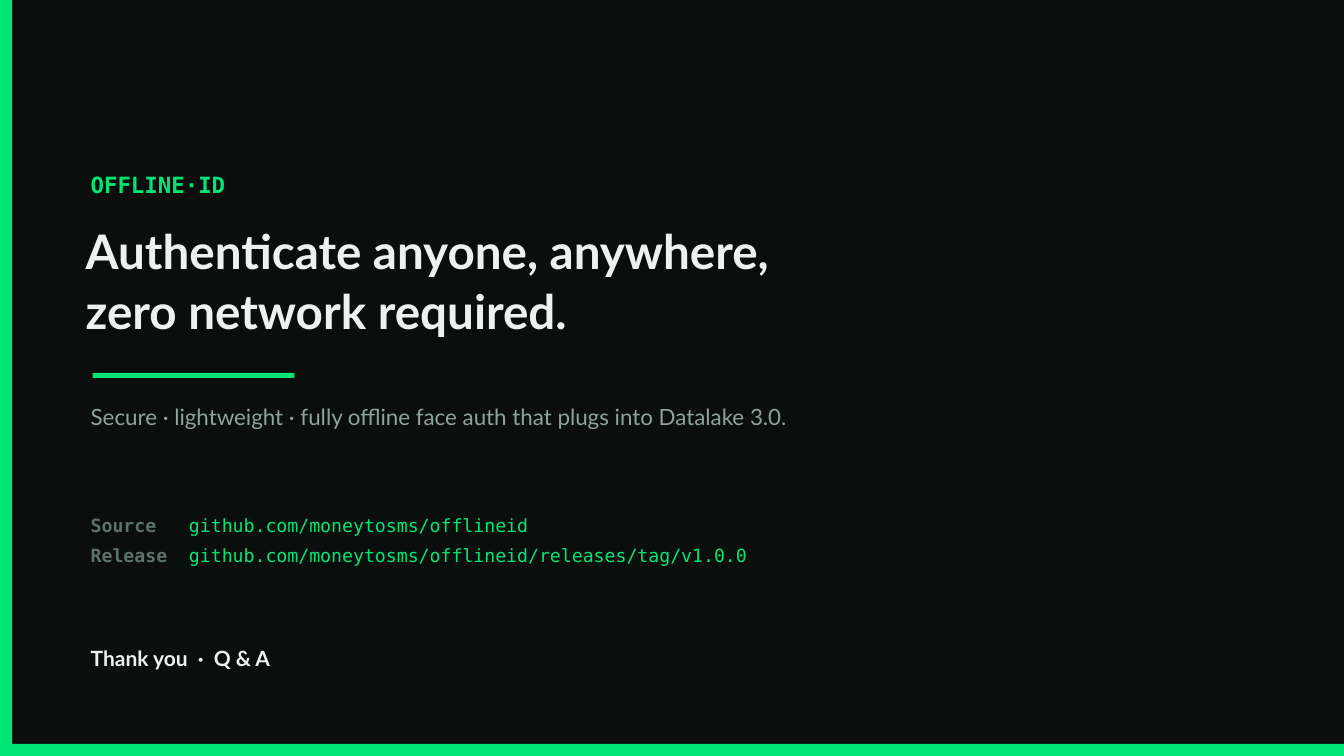
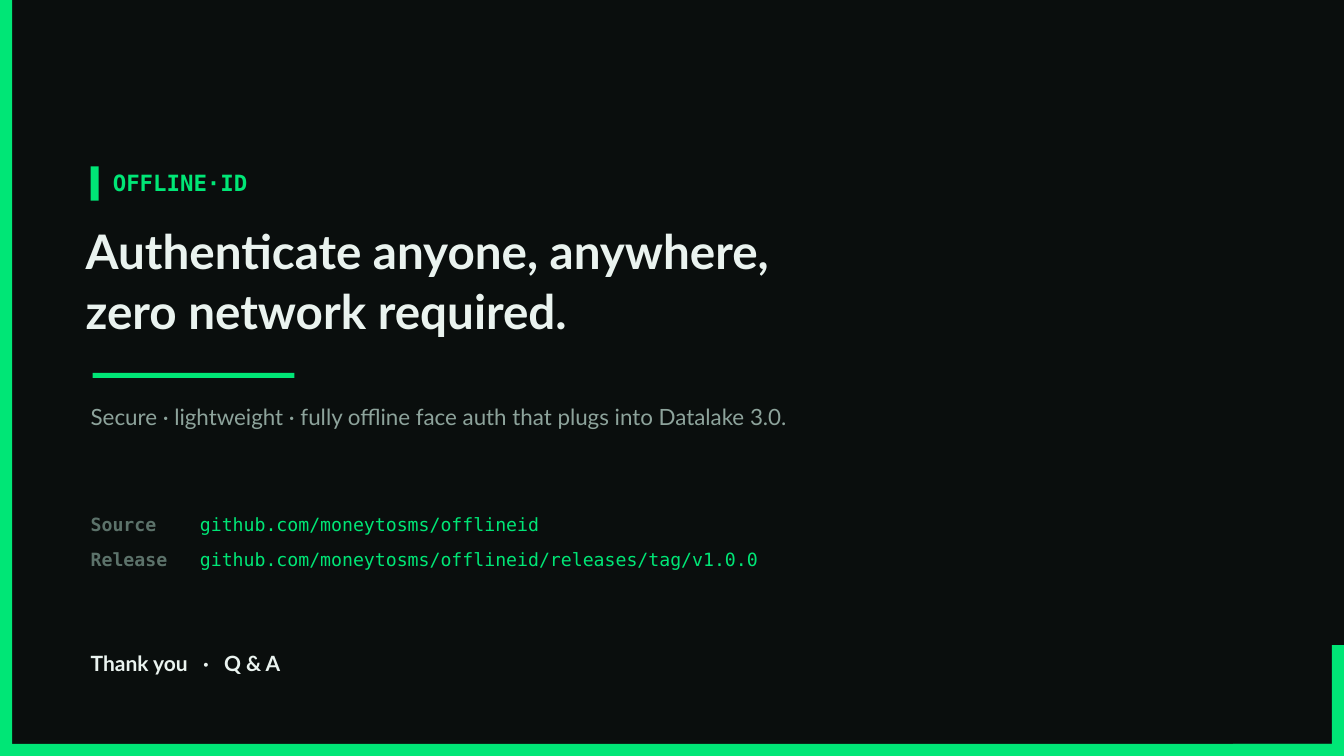
Before and after one commit to moneytosms/offlineid, a slide deck: slide 16 of submission/OfflineID_Hackathon7.pptx. Drawn at 1344x756 pixels with LibreOffice and Linux fonts; fonts in the diff are those of the drawing. Boxes give left, top, right and bottom in pixels: in the first picture for what was removed or moved away, otherwise in the second. Text is boxed around its words. In the diff, an @@ line names an element or a change of style, - is before the commit and + after.

Commit message:
docs: polish deck + purge stale references repo-wide
build_pptx.py: design polish - kicker prompt-tabs, header/footer hairlines,
bottom-right corner frame, left colour tabs on flow boxes, card label tabs,
OPEN SOURCE + v1.0.0 on the title slide, consistent ~51 ms. Regenerated the deck.

Stale fixes across all docs: ~50 ms -> ~51 ms; 16 -> 15 unit tests; old iOS path
src/native/ios/FaceEngineModule.swift -> ios/FaceEngine/FaceEngine.swift; pod
onnxruntime-mobile-c -> onnxruntime-objc; "PORT REQUIRED" -> "Swift port provided".

Verified: 0 em dashes, 0 AI/Claude mentions, 0 stale tokens repo-wide; deck 16 slides.

```diff
--- a/submission/OfflineID_Hackathon7.pptx
+++ b/submission/OfflineID_Hackathon7.pptx
@@ rectangle added at (91, 166, 99, 201), fill #00E676 @@
@@ text "OFFLINE·ID": place and size @@
-text "OFFLINE·ID" at (91, 176, 225, 194)
+text "OFFLINE·ID" at (113, 174, 247, 192)
@@ text "Source github.com/moneytosms/offlineid" at (91, 517, 758, 570): line spacing 1 to 1.2 @@
@@ text "Thank you · Q & ..." rewrapped from (91, 650, 270, 670) to (91, 655, 281, 675) @@
@@ rectangle added at (1332, 645, 1344, 756), fill #00E676 @@
@@ rectangle added at (1233, 744, 1344, 756), fill #00E676 @@
```
Also in this commit, not shown: 15 other slides changed, 11 other files.
